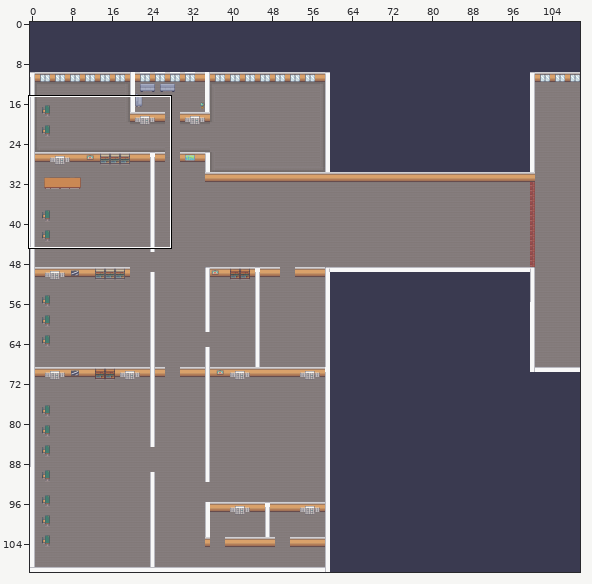
Two versions of a level (Tiled map, public/assets/map/map.tmx). Above, an overview of the earlier version with the close-up marked.
Close-up. Before the commit:
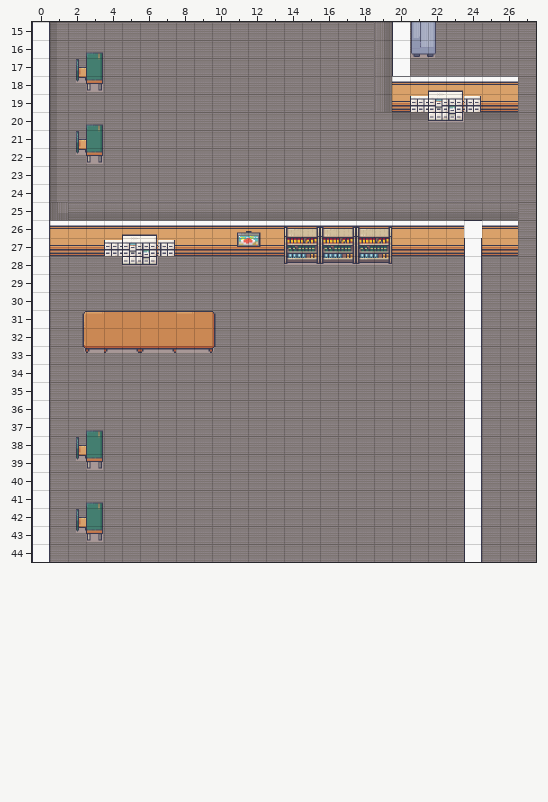
Cells are 32x32 px. Shown: x 0..27, y 15..44. The commit also changed other parts of the map, which this record leaves out.
Now the later version:
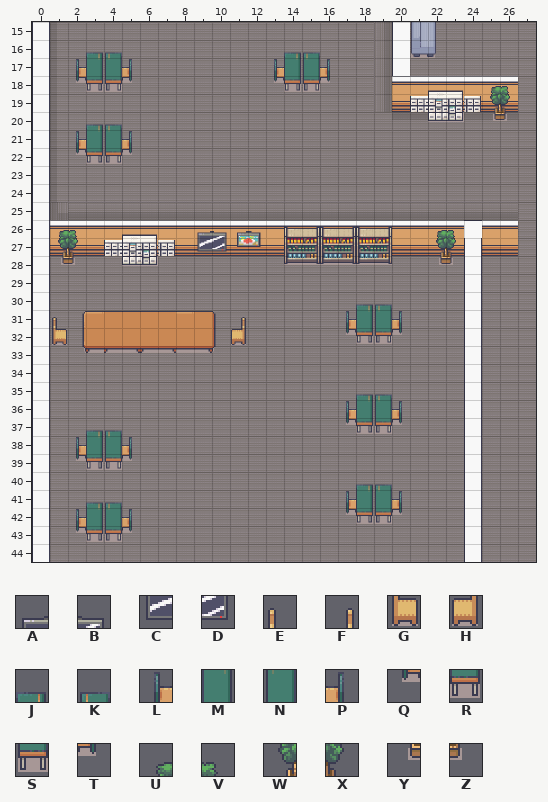
Key: from "Interiors_free_32x32": A 224, B 225, C 240, D 241, E 342, F 343, G 358, H 359, J 568, K 571, L 583, M 584, N 587, P 588, Q 599, R 600, S 603, T 604, U 714, V 715, W 730, X 731, Y 746, Z 747.
_ is an empty cell.
From old to new:
Layer "decorations":
There is now tile A in row 26 at x 9.
There is now tile B in row 26 at x 10.
There is now tile C in row 27 at x 9.
There is now tile D in row 27 at x 10.
There is now tile E in row 31 at x 1.
There is now tile F in row 31 at x 11.
There is now tile G in row 32 at x 1.
There is now tile H in row 32 at x 11.
There is now tile J in row 16 at x 14; in row 30 at x 18; in row 35 at x 18; in row 40 at x 18.
There is now tile K in row 16 at x 4 and 15; in row 20 at x 4; in row 30 at x 19; in row 35 at x 19; in row 37 at x 4; in row 40 at x 19.
There is now tile K in row 41 at x 4.
There is now tile L in row 17 at x 13; in row 31 at x 17; in row 36 at x 17; in row 41 at x 17.
There is now tile M in row 17 at x 14; in row 31 at x 18; in row 36 at x 18; in row 41 at x 18.
There is now tile N in row 17 at x 4 and 15; in row 21 at x 4; in row 31 at x 19; in row 36 at x 19; in row 38 at x 4; in row 41 at x 19.
There is now tile N in row 42 at x 4.
There is now tile P in row 17 at x 5 and 16; in row 21 at x 5; in row 31 at x 20; in row 36 at x 20; in row 38 at x 5; in row 41 at x 20.
There is now tile P in row 42 at x 5.
There is now tile Q in row 18 at x 13; in row 32 at x 17; in row 37 at x 17; in row 42 at x 17.
There is now tile R in row 18 at x 14; in row 32 at x 18; in row 37 at x 18; in row 42 at x 18.
There is now tile S in row 18 at x 4 and 15; in row 22 at x 4; in row 32 at x 19; in row 37 at x 19; in row 39 at x 4; in row 42 at x 19.
There is now tile S in row 43 at x 4.
There is now tile T in row 18 at x 5 and 16; in row 22 at x 5; in row 32 at x 20; in row 37 at x 20; in row 39 at x 5; in row 42 at x 20.
There is now tile T in row 43 at x 5.
There is now tile U in row 18 at x 25; in row 26 at x 1 and 22.
There is now tile V in row 18 at x 26; in row 26 at x 2 and 23.
There is now tile W in row 19 at x 25; in row 27 at x 1 and 22.
There is now tile X in row 19 at x 26; in row 27 at x 2 and 23.
There is now tile Y in row 20 at x 25; in row 28 at x 1 and 22.
There is now tile Z in row 20 at x 26; in row 28 at x 2 and 23.
